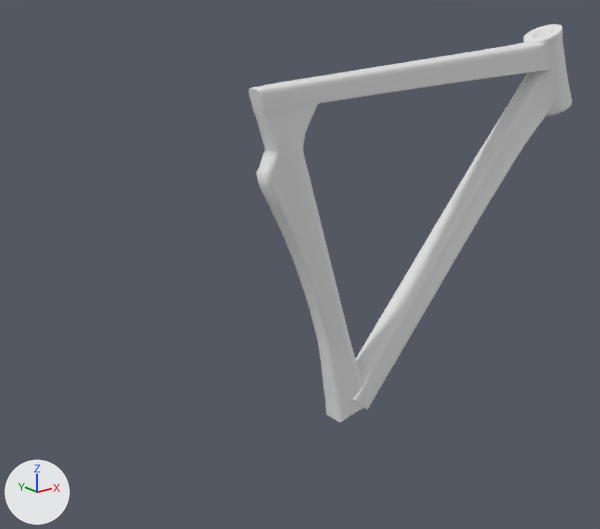
What one commit did to the Blender file main.blend.
One viewpoint serves both versions: a camera (50 mm lens) standing at (-0.844, -0.884, 0.569) and looking at (-0.101, 0.045, 0.197). The lights are fixed; the arrows at lower left show +X, +Y and +Z.

The first picture shows 'Back Clone'.
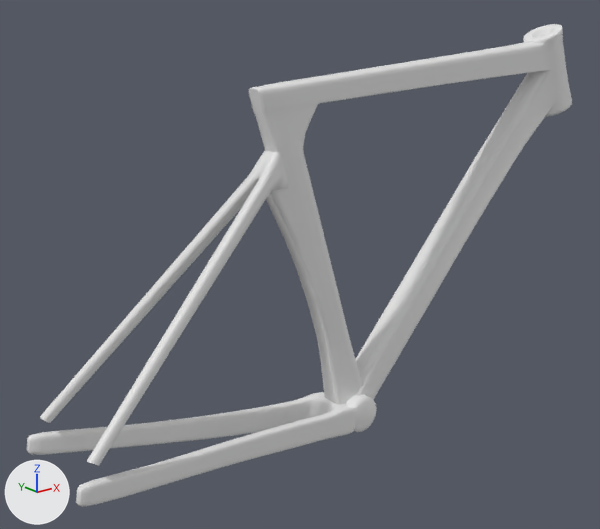
Commit message: back fork clone implemented

Scene script edits in JSON lines:
```json
{"op": "add", "block": "me_cylinder_003", "code": ["me_cylinder_003 = bpy.data.meshes.new('Cylinder.003')", "me_cylinder_003.from_pydata(...)  # 39 vertices, 27 faces; spans x 0.0..0.228, y -0.077..0.0, z -0.391..0.008", "me_cylinder_003.polygons.foreach_set('use_smooth', [True] * 27)"]}
{"op": "remove", "block": "ob_cylinder", "code": "ob_cylinder.hide_set(True)"}
{"op": "remove", "block": "ob_cube", "code": "ob_cube.hide_set(True)"}
{"op": "add", "block": "ob_top_fork_clone", "code": ["ob_top_fork_clone = bpy.data.objects.new('Top Fork Clone', me_cylinder_003)", "ob_top_fork_clone.location = (-0.19, 0.0, 0.382)", "ob_top_fork_clone.rotation_euler = (0.0, 1.289, 0.0)  # degrees (0, 74, 0)", "_m = ob_top_fork_clone.modifiers.new('Mirror', 'MIRROR')", "_m.use_axis = (False, True, False)", "_m.use_clip = True"]}
```

Where the change shows, as pixel boxes [x1, y1, x2, y2] in the pictures (600 x 529 px):
```json
{"object": "Cube", "change": "shown", "after": [27, 392, 356, 507]}
{"object": "Top Fork Clone", "change": "added", "after": [40, 150, 289, 465]}
{"object": "Cylinder", "change": "shown", "after": [346, 395, 377, 432]}
```
